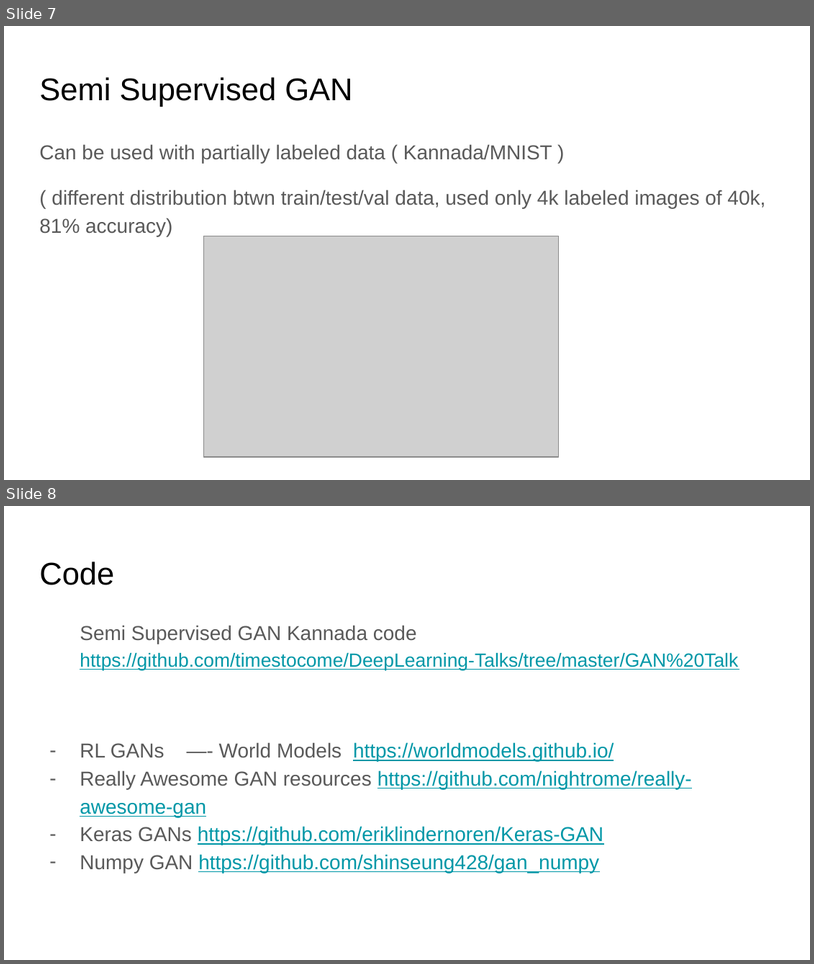
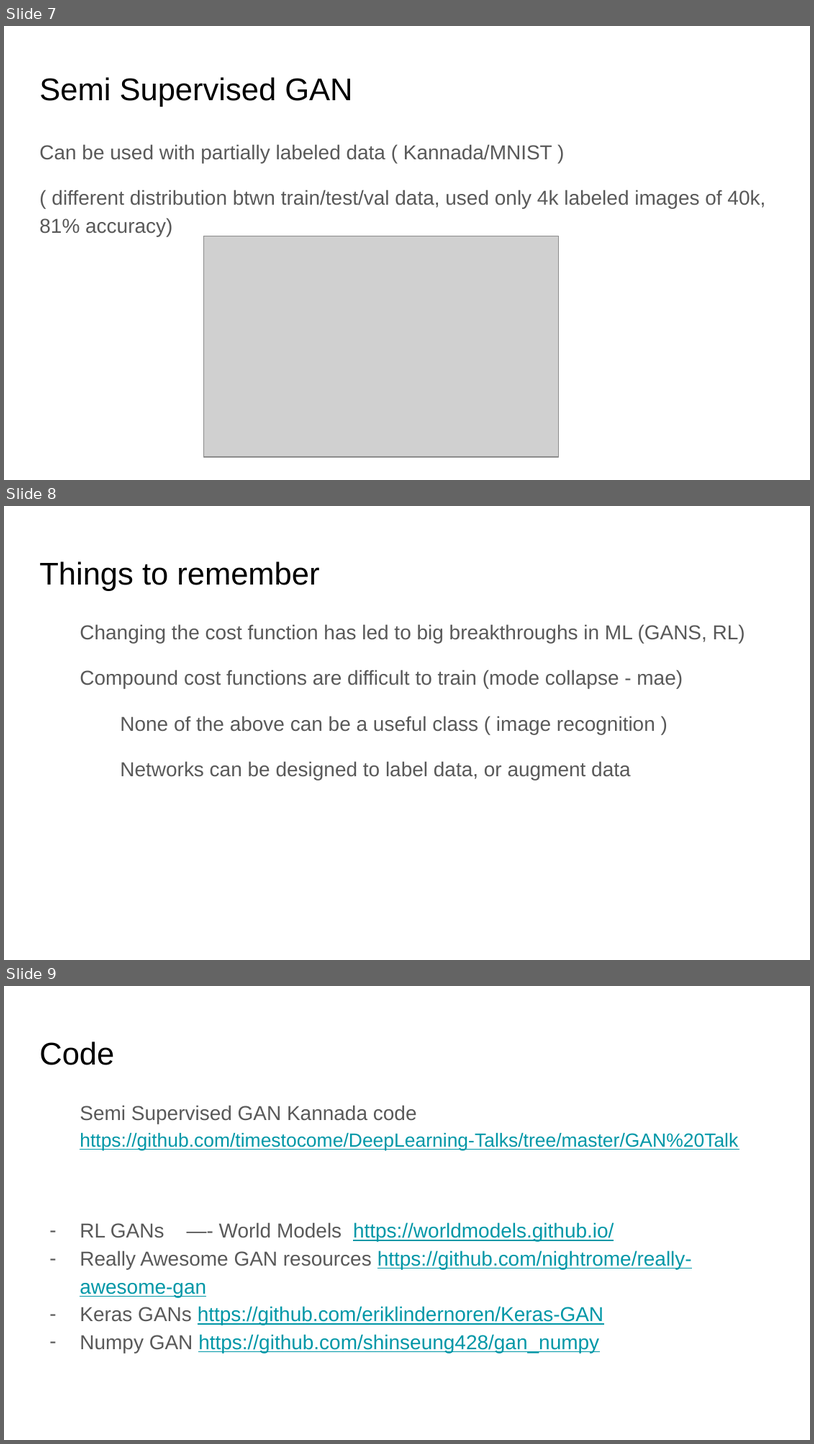
Before and after one commit to timestocome/DeepLearning-Talks, a slide deck: GAN Talk/GANs.pptx. Shown one above the other, each under a label of ours: slides 7 and 8 before the commit, slides 7, 8 and 9 after it. The pictures are 814x964 and 814x1444 pixels, drawn with LibreOffice and Linux fonts; fonts in the diff are those of the drawing; grey boxes stand for pictures. Boxes give left, top, right and bottom in pixels: in the first picture for what was removed or moved away, otherwise in the second. Text is boxed around its words. In the diff, an @@ line names an element or a change of style, - is before the commit and + after.

```diff
--- a/GAN Talk/GANs.pptx
+++ b/GAN Talk/GANs.pptx
@@ slide 8 added at (x1=4, y1=506, x2=810, y2=960), background #FFFFFF @@
@@ title added at (x1=39, y1=561, x2=319, y2=591), 28 pt, text #000000 @@
+Things to remember
@@ text added at (x1=80, y1=624, x2=746, y2=780), 18 pt, text #595959 @@
+Changing the cost function has led to big breakthroughs in ML (GANS, RL)
+Compound cost functions are difficult to train (mode collapse - mae)
+None of the above can be a useful class ( image recognition )
+Networks can be designed to label data, or augment data
@@ what was slide 8 is now slide 9 @@
```
Also in this commit, not shown: 1 other file.
